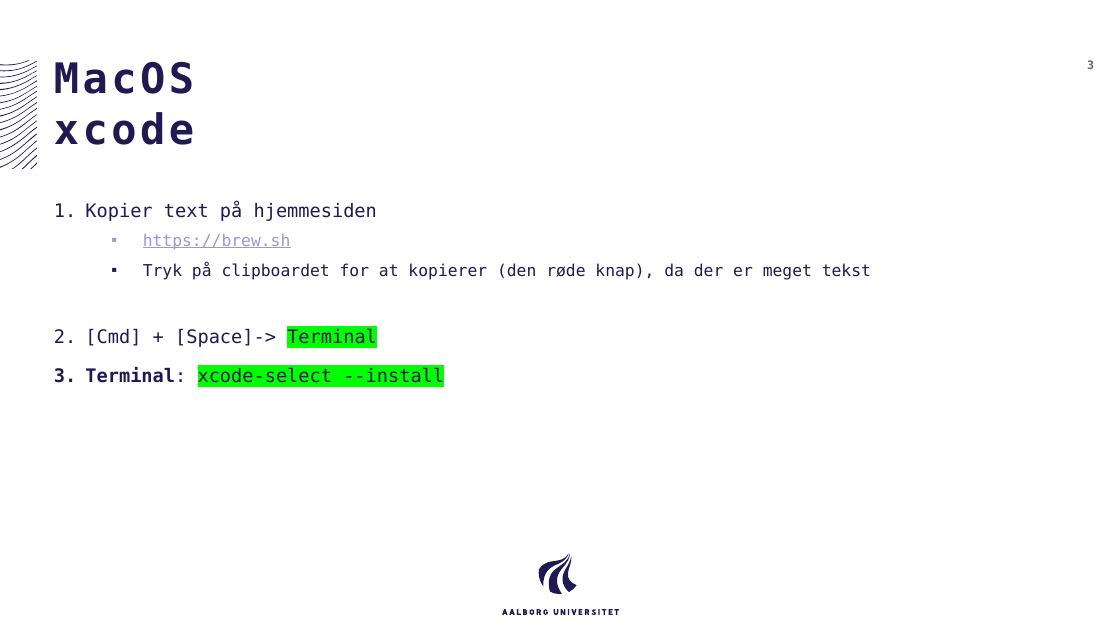
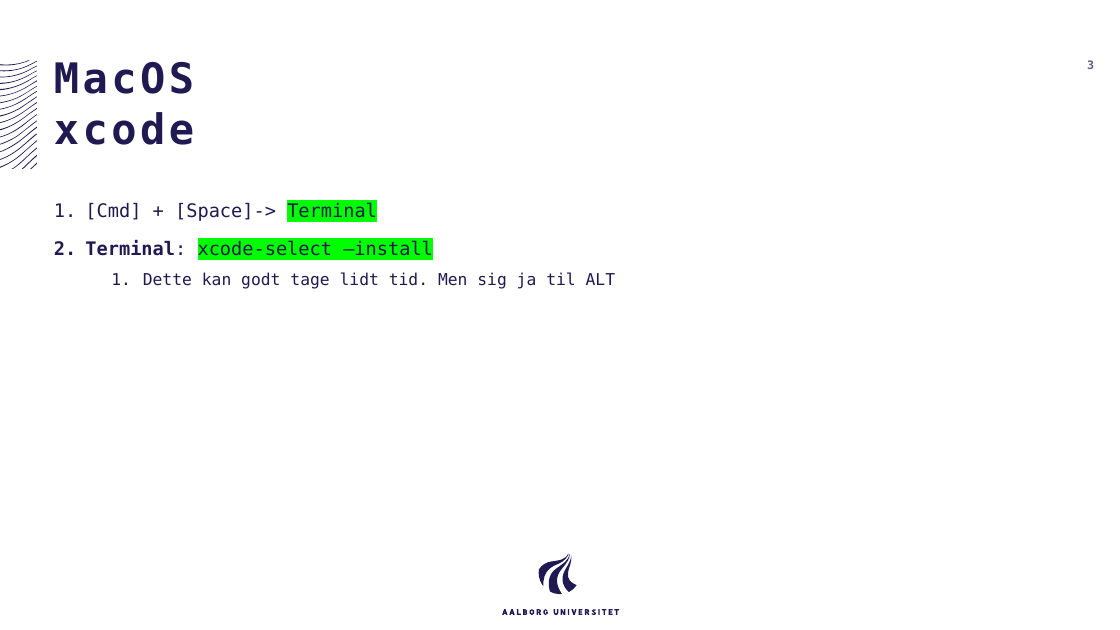
Before and after one commit to AAU-ST1-Programming/setup, a slide deck: slide 3 of Setup MacOS.pptx. Drawn at 1120x630 pixels with LibreOffice and Linux fonts; fonts in the diff are those of the drawing. Boxes give left, top, right and bottom in pixels: in the first picture for what was removed or moved away, otherwise in the second. Text is boxed around its words. In the diff, an @@ line names an element or a change of style, - is before the commit and + after.

```diff
--- a/Setup MacOS.pptx
+++ b/Setup MacOS.pptx
@@ text at <box>85,202,871,280</box>: paragraphs removed @@
-1. Kopier text på hjemmesiden
-  ▪ https://brew.sh
-  ▪ Tryk på clipboardet for at kopierer (den røde knap), da der er meget tekst
@@ text at <box>85,240,616,289</box>: text changed; size 16 to 14 pt @@
-3. Terminal: xcode-select --install
+2. Terminal: xcode-select –install
+  1. Dette kan godt tage lidt tid. Men sig ja til ALT
```
Also in this commit, not shown: 6 other slides changed, 1 slide added, 1 slide removed.
